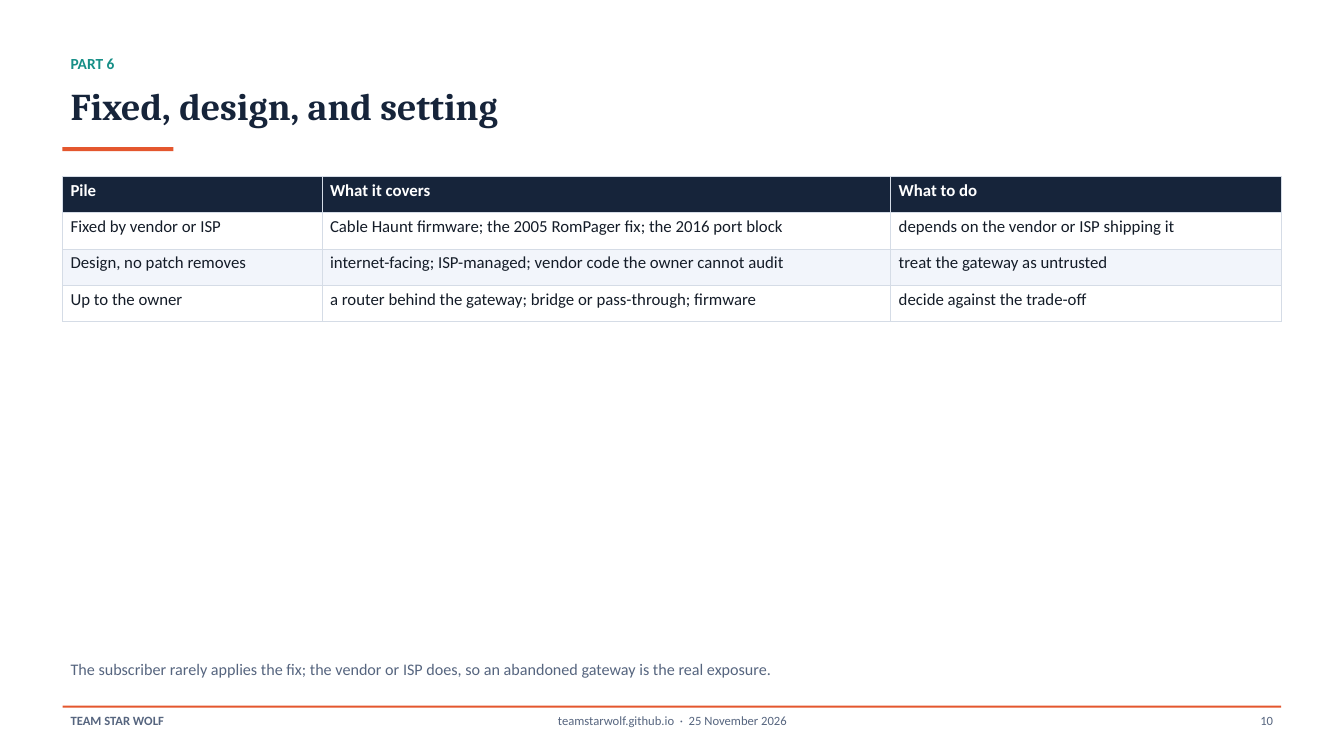
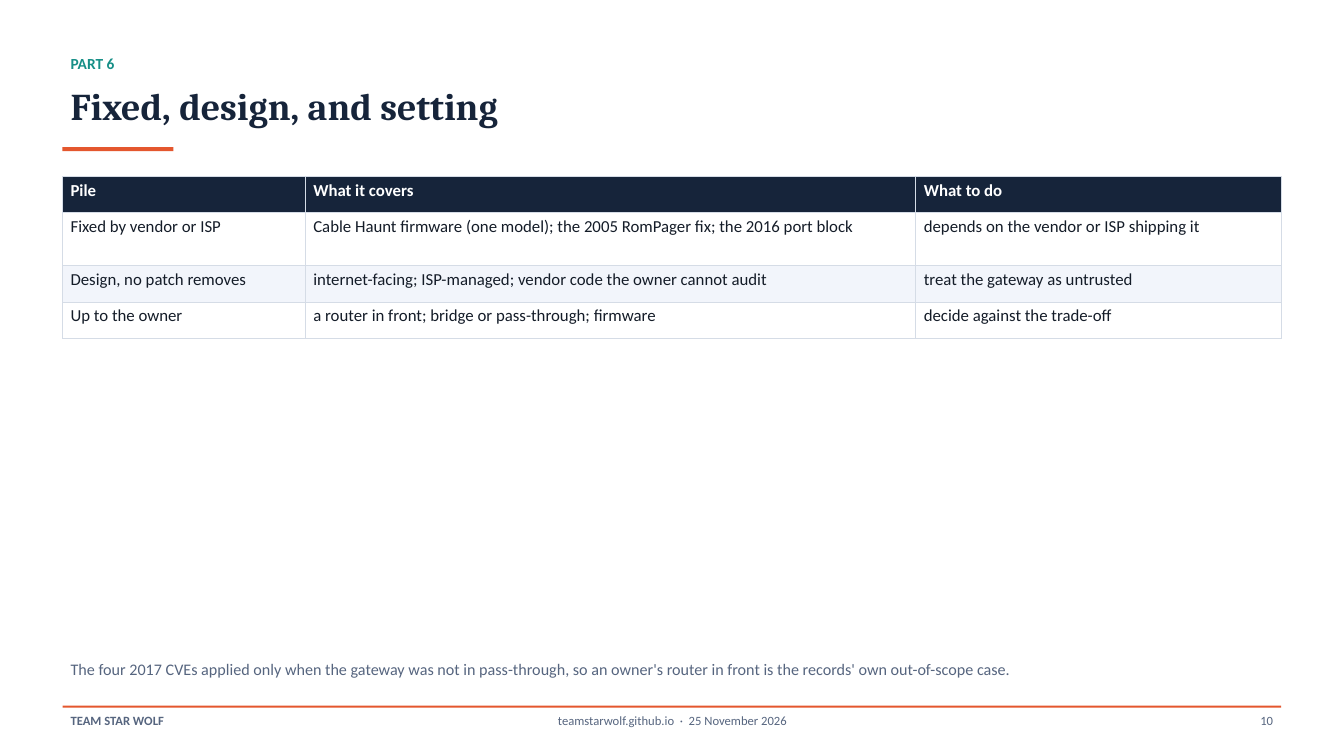
Before and after one commit to TeamStarWolf/TeamStarWolf, a slide deck: slide 10 of case-studies/slides/ISP_Gateway_Home_Network_Case_Study.pptx. Drawn at 1344x756 pixels with LibreOffice and Linux fonts; fonts in the diff are those of the drawing. Boxes give left, top, right and bottom in pixels: in the first picture for what was removed or moved away, otherwise in the second. Text is boxed around its words. In the diff, an @@ line names an element or a change of style, - is before the commit and + after.

```diff
--- a/case-studies/slides/ISP_Gateway_Home_Network_Case_Study.pptx
+++ b/case-studies/slides/ISP_Gateway_Home_Network_Case_Study.pptx
@@ table at [63,176,1281,339] @@
-row 2, column 2: Cable Haunt firmware; the 2005 RomPager fix; the 2016 port block
+row 2, column 2: Cable Haunt firmware (one model); the 2005 RomPager fix; the 2016 port block
-row 4, column 2: a router behind the gateway; bridge or pass-through; firmware
+row 4, column 2: a router in front; bridge or pass-through; firmware
@@ text at [71,664,1010,678]: text changed @@
-The subscriber rarely applies the fix; the vendor or ISP does, so an abandoned gateway is the real exposure.
+The four 2017 CVEs applied only when the gateway was not in pass-through, so an owner's router in front is the records' own out-of-scope case.
```
Also in this commit, not shown: 13 other slides changed, 7 other files.
